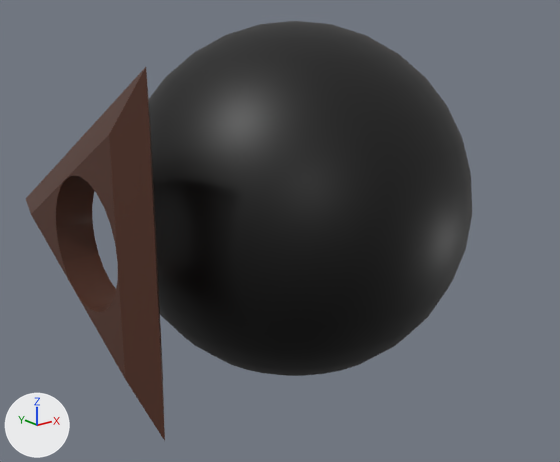
Renders of the Blender file Assets/Prefabs/Enemy/Drone/Drone0/Model/Drone0.blend from each side of a commit.
Rendered twice from a camera (50 mm lens) standing at (-2.77, -3.33, 1.17) and looking at (-0.23, -0.16, -0.1). Every picture has the same lights, and +X, +Y and +Z are marked at lower left.

Objects in the first picture: '球', '羽A'.
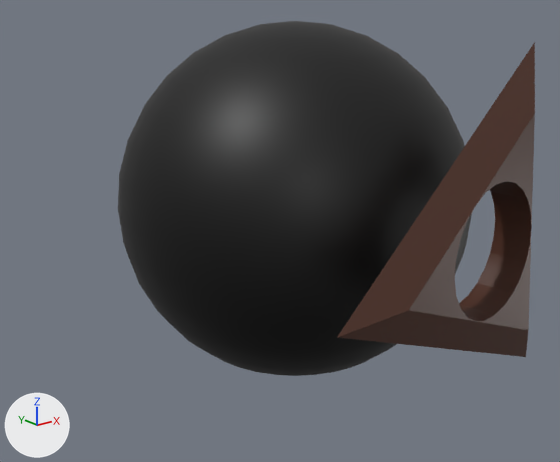
ob_root is not drawn itself; it is the parent of ob_球, ob_プロペラ.

The change, as a diff of the scene's bpy script:
```diff
--- a/Assets/Prefabs/Enemy/Drone/Drone0/Model/Drone0.blend.py
+++ b/Assets/Prefabs/Enemy/Drone/Drone0/Model/Drone0.blend.py
@@ ob_羽a @@
 ob_羽a.location = (0.0, 0.0, 0.0)
+ob_羽a.rotation_euler = (0.0, 0.0, 0.14)  # degrees (0, 0, 8)
@@ ob_root @@
 ob_root.location = (0.0, 0.0, 0.0)
+ob_root.rotation_euler = (0.0, 0.0, 7.959)  # degrees (0, 0, 96)
```

Location of each change, (x1, y1, x2, y2) in pixels of the pictures (560 x 462 px):
'球', turned: before (149, 21, 472, 376); after (118, 21, 472, 376)
'羽A', turned: before (26, 67, 165, 441); after (337, 42, 535, 357)
